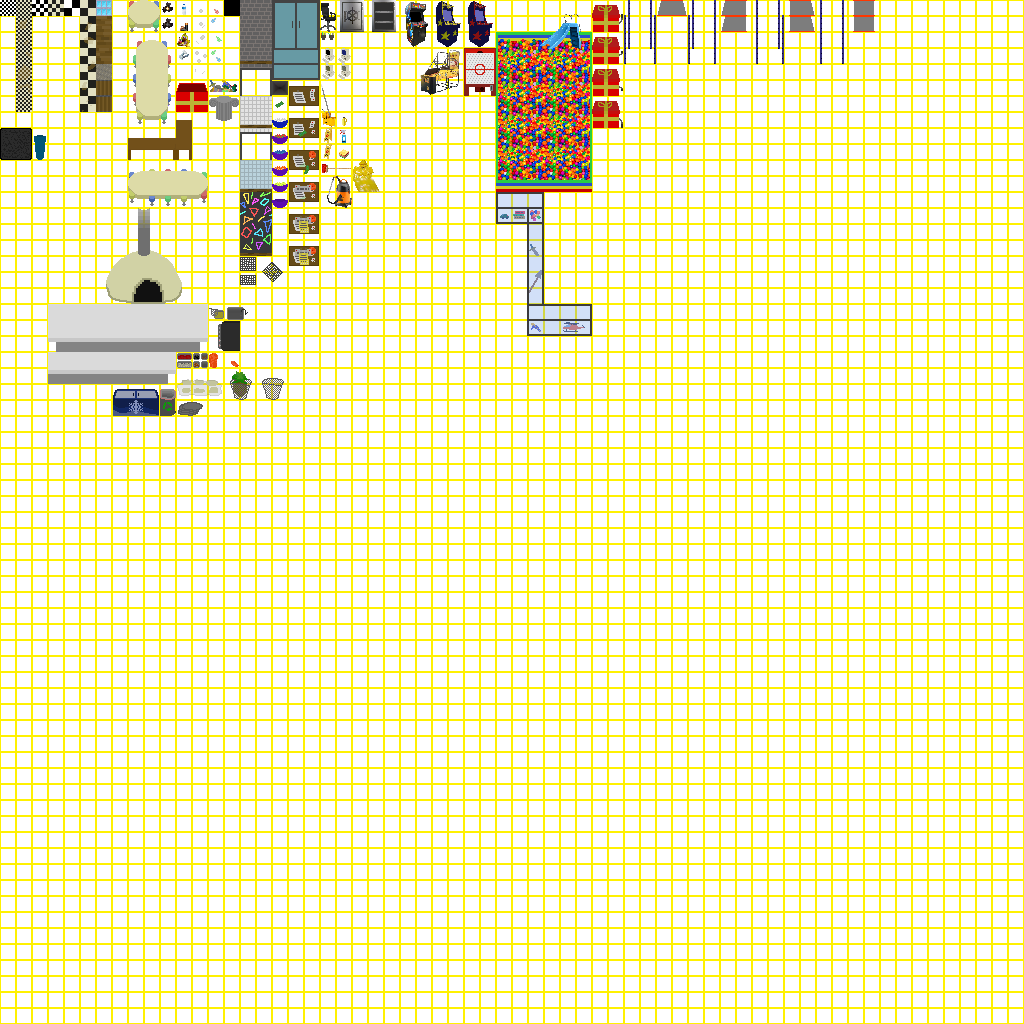
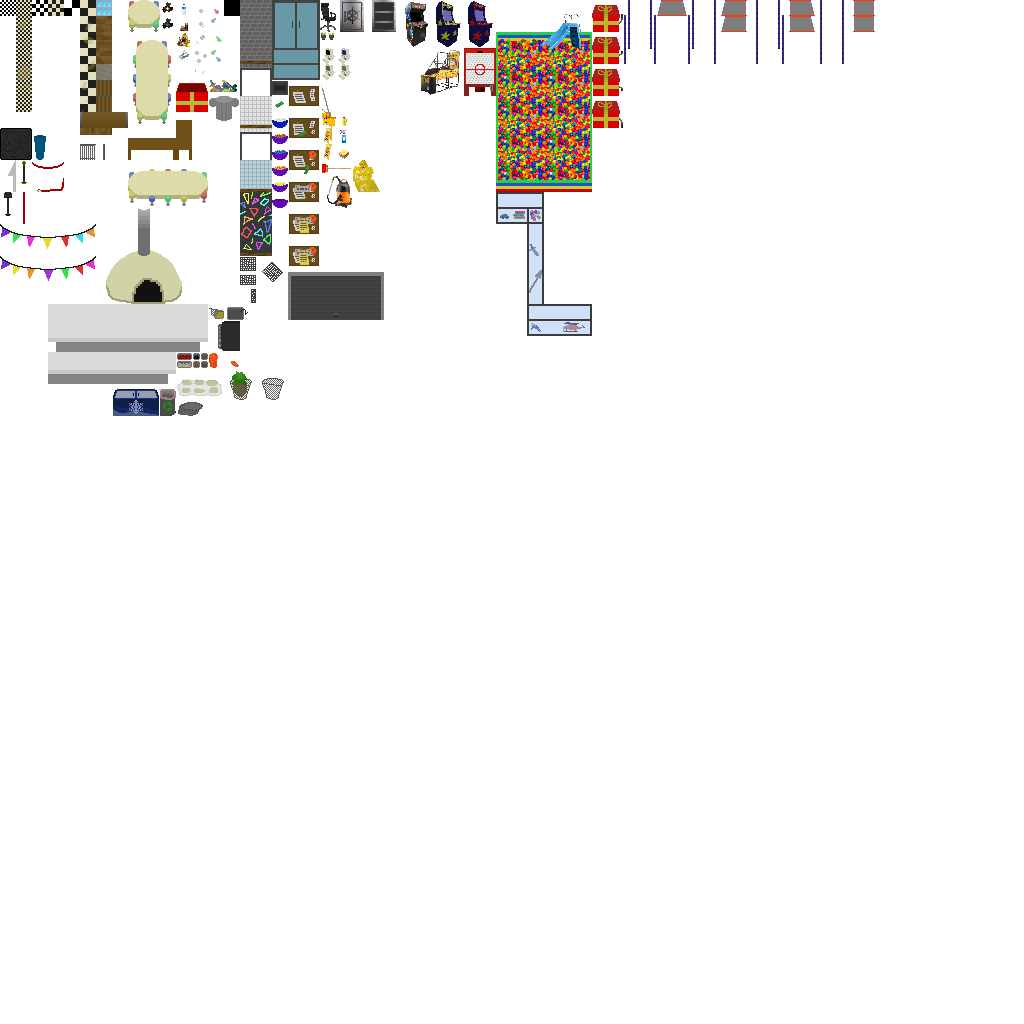
Layers edited between the first and the second 1024×1024 image:
painted on "Textures" over [left=0, top=9, right=384, bottom=320]
hid "Grid" over [left=0, top=0, right=1024, bottom=1024]